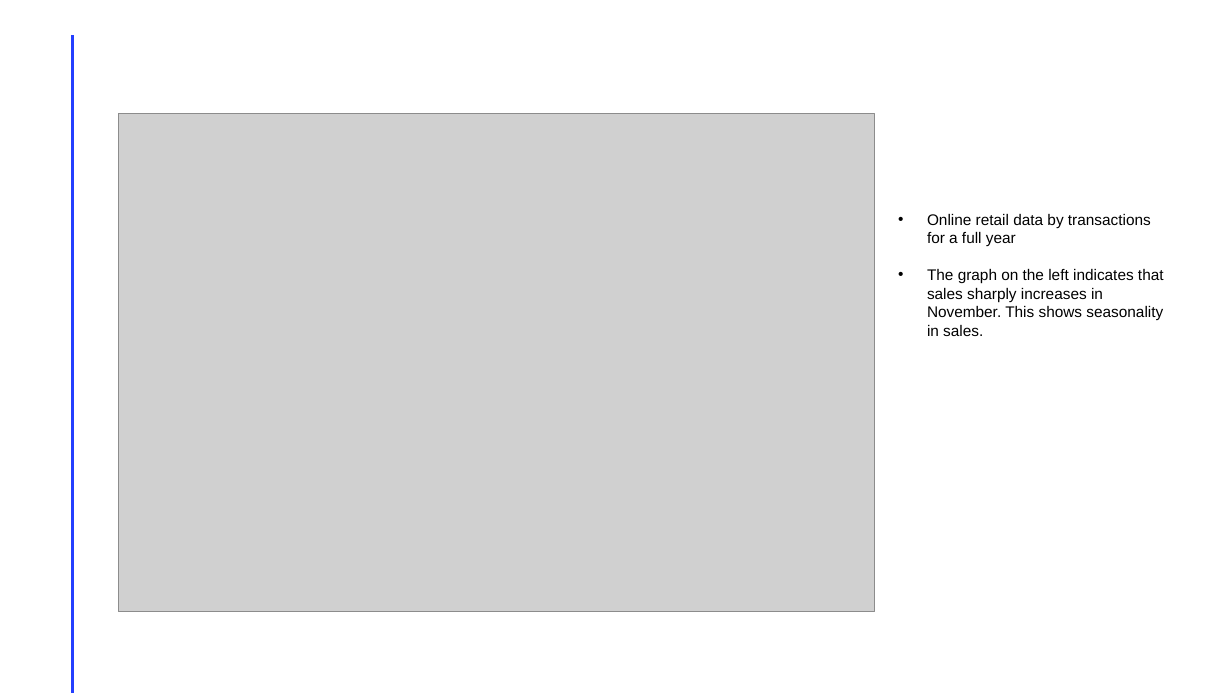
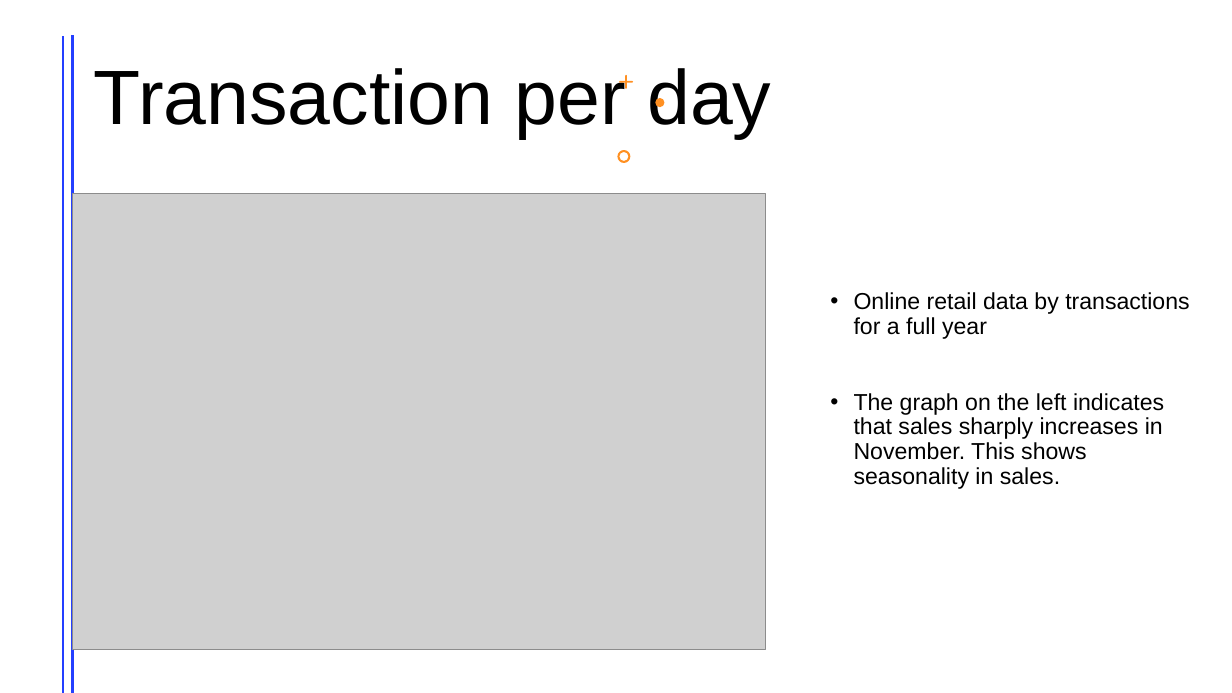
Before and after one commit to lotus17/springboard, a slide deck: slide 5 of Capstone 1_CLTV Calculation e-Commerce Project.pptx (slide 3 before the commit). Drawn at 1232x693 pixels with LibreOffice and Linux fonts; fonts in the diff are those of the drawing; grey boxes stand for pictures. Boxes give left, top, right and bottom in pixels: in the first picture for what was removed or moved away, otherwise in the second. Text is boxed around its words. In the diff, an @@ line names an element or a change of style, - is before the commit and + after.

```diff
--- a/Capstone 1_CLTV Calculation e-Commerce Project.pptx
+++ b/Capstone 1_CLTV Calculation e-Commerce Project.pptx
@@ line added from (63, 38) to (63, 692), #FF9022 2 pt @@
@@ line removed from (72, 36) to (72, 692) @@
@@ line added from (72, 36) to (72, 692), #FF9022 2 pt @@
@@ title added at (94,68,771,139), 60 pt, text #000000 @@
+Transaction per day
@@ freeform shape added at (619,75,633,89), fill #FF9022 @@
@@ freeform shape added at (655,98,665,107), fill #FF9022 @@
@@ freeform shape added at (617,150,630,163), fill #FF9022 @@
@@ text "Online retail data by transactions ...": place and size @@
-text "Online retail data by transactions ..." at (927,214,1164,336)
+text "Online retail data by transactions ..." at (854,292,1189,489)
@@ text "Online retail data by transactions ..." at (854,292,1189,489): size 12 to 18 pt; indent changed; line spacing 1 to 0.9; more space between paragraphs; vertical alignment top to middle @@
@@ picture: place and size @@
-picture at (118,114,875,612)
+picture at (72,194,765,651)
```
Also in this commit, not shown: 7 slides added.
